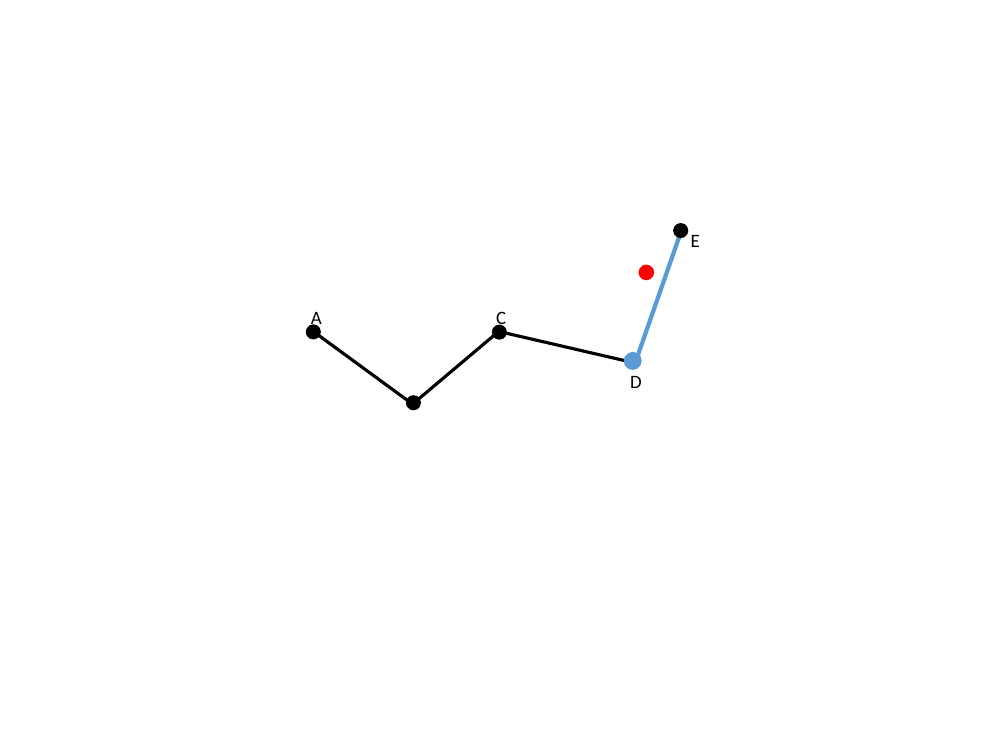
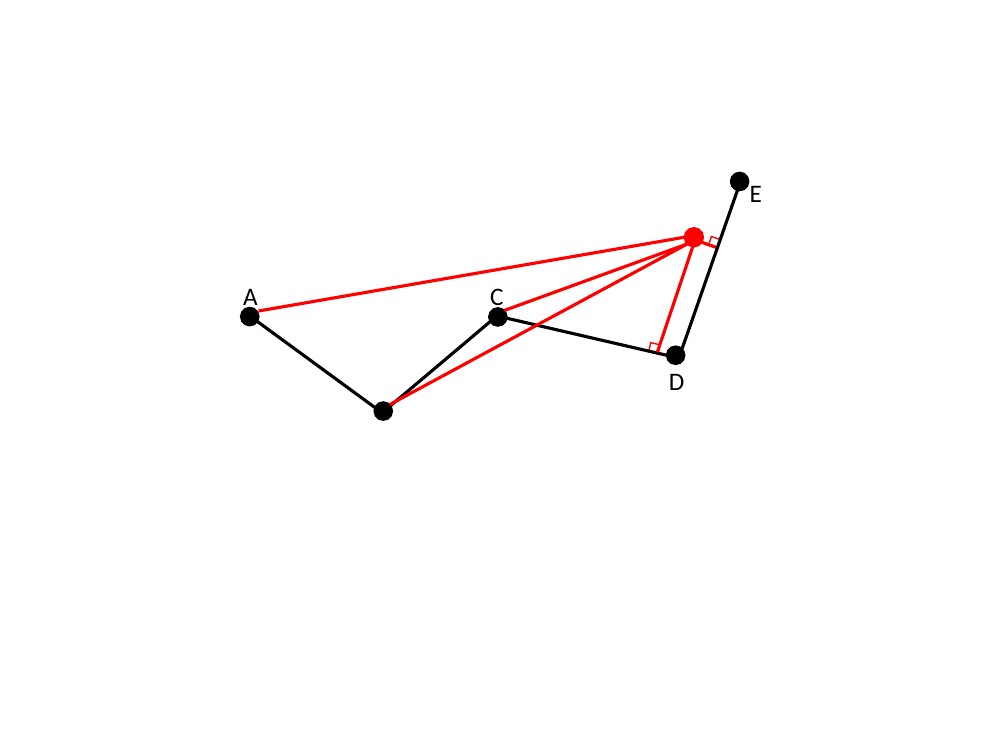
Before and after one commit to hqt/street-router, a slide deck: slide 88 of Document/presentation/full presentation.pptx (slide 89 before the commit). Drawn at 1008x756 pixels with LibreOffice and Linux fonts; fonts in the diff are those of the drawing. Boxes give left, top, right and bottom in pixels: in the first picture for what was removed or moved away, otherwise in the second. Text is boxed around its words. In the diff, an @@ line names an element or a change of style, - is before the commit and + after.

```diff
--- a/Document/presentation/full presentation.pptx
+++ b/Document/presentation/full presentation.pptx
@@ ellipse: place and size @@
-ellipse at (674,224,688,238)
+ellipse at (731,172,749,191)
@@ size 13.5 to 18 pt in 4 elements at (490,288,503,311), (669,373,684,390), (243,288,258,311), (750,185,762,202) @@
@@ text "E": place and size @@
-text "E" at (691,235,700,247)
+text "E" at (750,185,762,202)
@@ line added from (682, 349) to (740, 184), #000000 2.25 pt @@
@@ line added from (684, 237) to (258, 311), #FF0000 2.25 pt @@
@@ ellipse: place and size @@
-ellipse at (639,265,653,279)
+ellipse at (684,228,704,247)
@@ rectangle added at (708,236,721,248), outline #FF0000 1 pt @@
@@ line added from (687, 244) to (390, 404), #FF0000 2.25 pt @@
@@ line added from (687, 244) to (504, 310), #FF0000 2.25 pt @@
@@ line moved from (638, 356) - (680, 233) to (696, 240) - (657, 352) @@
@@ line (696, 240) - (657, 352): stroke #5B9BD5 3 pt to #FF0000 2.25 pt @@
@@ line added from (698, 241) to (717, 248), #FF0000 2.25 pt @@
@@ text "A": place and size @@
-text "A" at (311,312,322,330)
+text "A" at (243,288,258,311)
@@ text "C": place and size @@
-text "C" at (496,312,506,330)
+text "C" at (490,288,503,311)
@@ ellipse: place and size @@
-ellipse at (306,325,321,339)
+ellipse at (241,307,259,326)
@@ line moved from (313, 332) - (412, 404) to (250, 316) - (382, 413) @@
@@ line moved from (412, 404) - (499, 332) to (382, 413) - (497, 316) @@
@@ ellipse: place and size @@
-ellipse at (493,326,507,340)
+ellipse at (489,307,507,326)
@@ line moved from (499, 332) - (626, 361) to (497, 316) - (666, 355) @@
@@ rectangle added at (648,343,660,354), outline #FF0000 1 pt @@
@@ ellipse: place and size @@
-ellipse at (626,354,640,368)
+ellipse at (666,346,684,364)
@@ ellipse at (666,346,684,364): fill #5B9BD5 to #000000; outline #5B9BD5 3 pt to #000000 1 pt @@
@@ text "D": place and size @@
-text "D" at (630,376,642,388)
+text "D" at (669,373,684,390)
@@ ellipse: place and size @@
-ellipse at (406,396,420,410)
+ellipse at (374,402,392,420)
```
Also in this commit, not shown: 92 other slides changed, 13 slides added, 9 slides removed, 2 other files.
